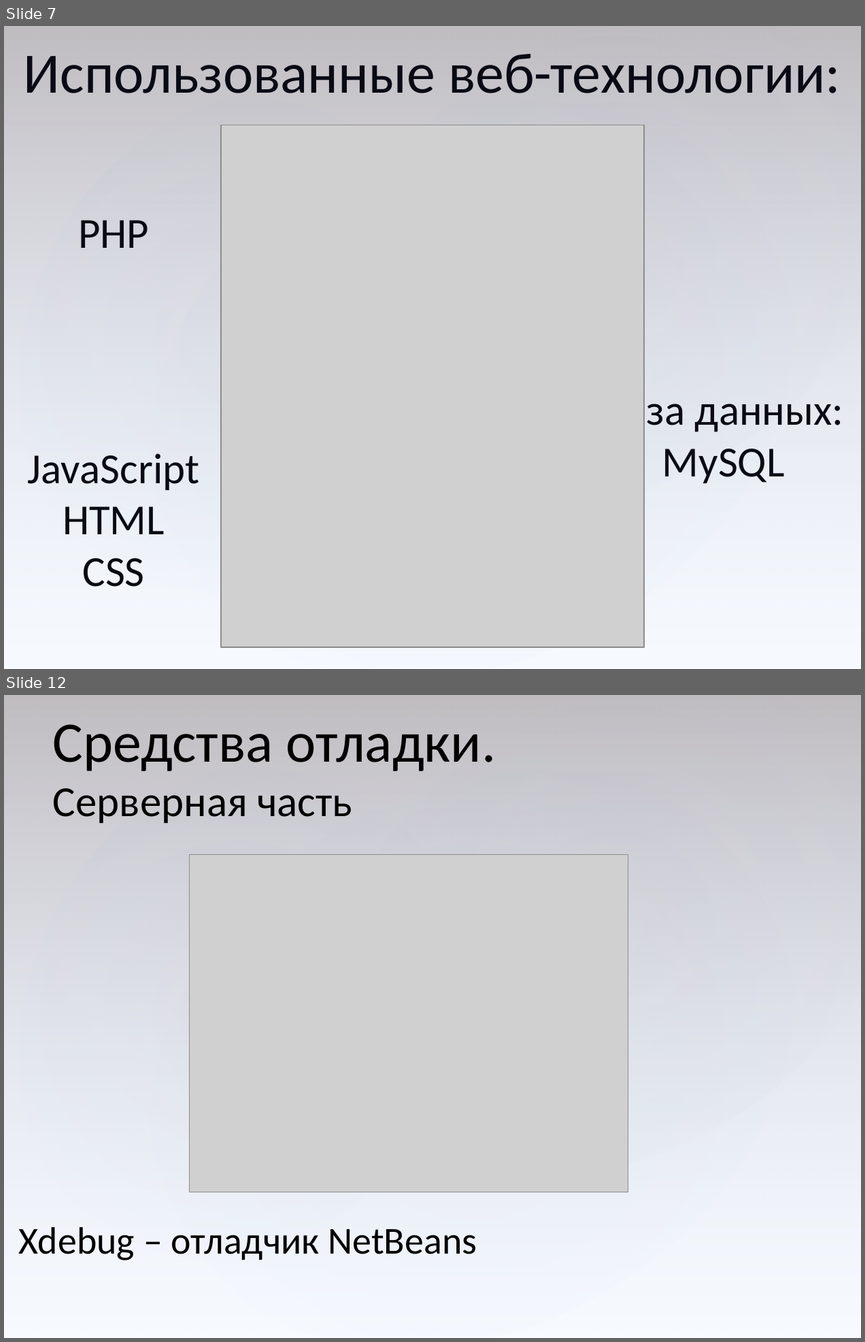
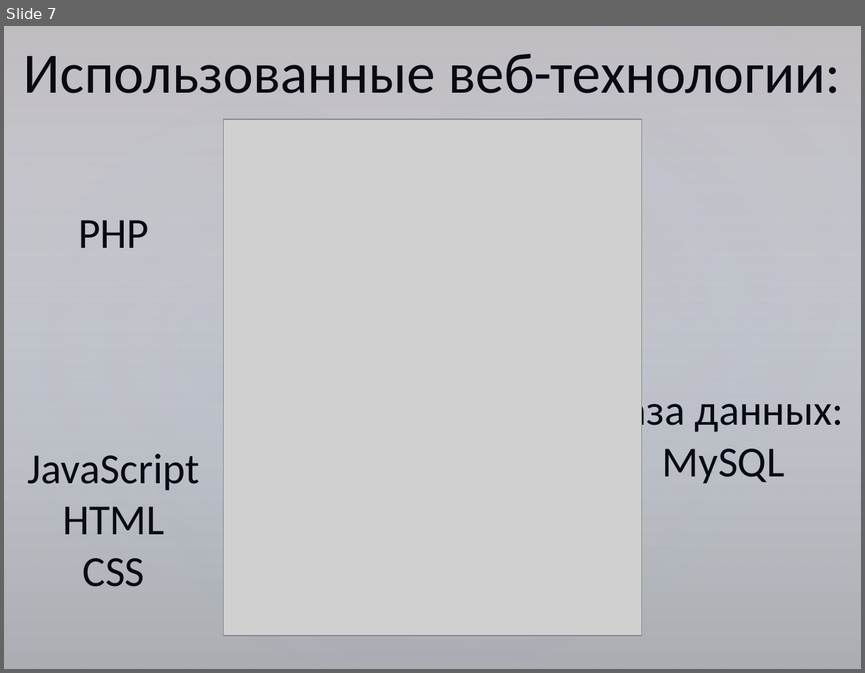
Before and after one commit to serpikovs/in40, a slide deck: !docs/common.pptx. Shown one above the other, each under a label of ours: slides 7 and 12 before the commit, slide 7 after it; the slides between them are not shown. The pictures are 865x1342 and 865x673 pixels, drawn with LibreOffice and Linux fonts; fonts in the diff are those of the drawing; grey boxes stand for pictures. Boxes give left, top, right and bottom in pixels: in the first picture for what was removed or moved away, otherwise in the second. Text is boxed around its words. In the diff, an @@ line names an element or a change of style, - is before the commit and + after.

```diff
--- a/!docs/common.pptx
+++ b/!docs/common.pptx
@@ slide 12 removed at (4, 695, 861, 1338), background #FFFFFF; not listed: 4 template elements that a slide beside it also shows @@
@@ text removed at (53, 724, 496, 823) @@
-Средства отладки.
-Серверная часть
@@ picture removed at (189, 854, 628, 1192) @@
@@ text removed at (19, 1227, 477, 1260) @@
-Xdebug – отладчик NetBeans
@@ slide 7 changed as well @@
@@ background #FFFFFF to gradient #FFFFFF to #ABABAB @@
@@ picture: place and size @@
-picture at (221, 125, 644, 646)
+picture at (224, 119, 641, 635)
```
Also in this commit, not shown: 20 other slides changed, 1 slide added, 6 other slides removed.
